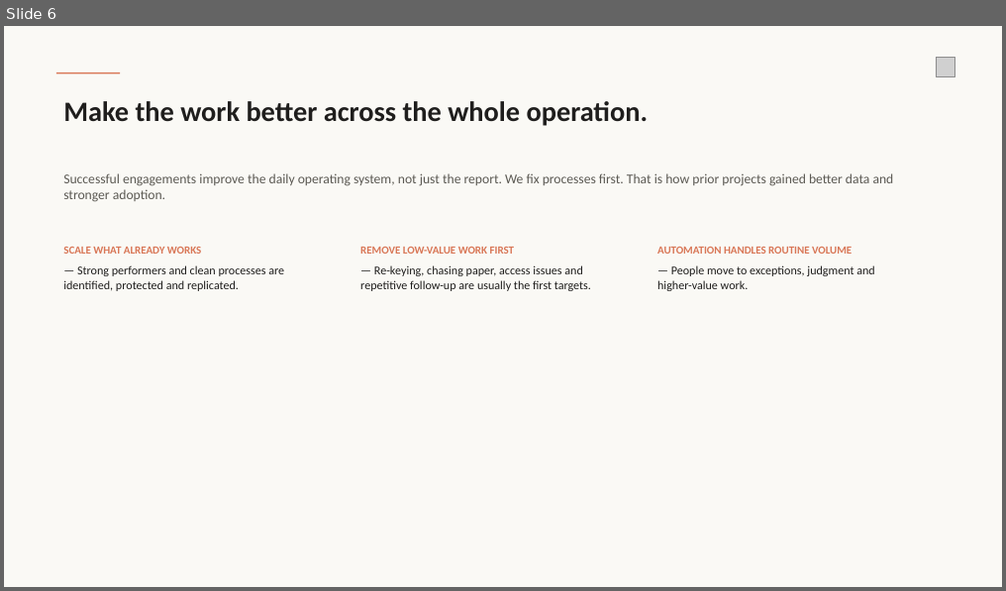
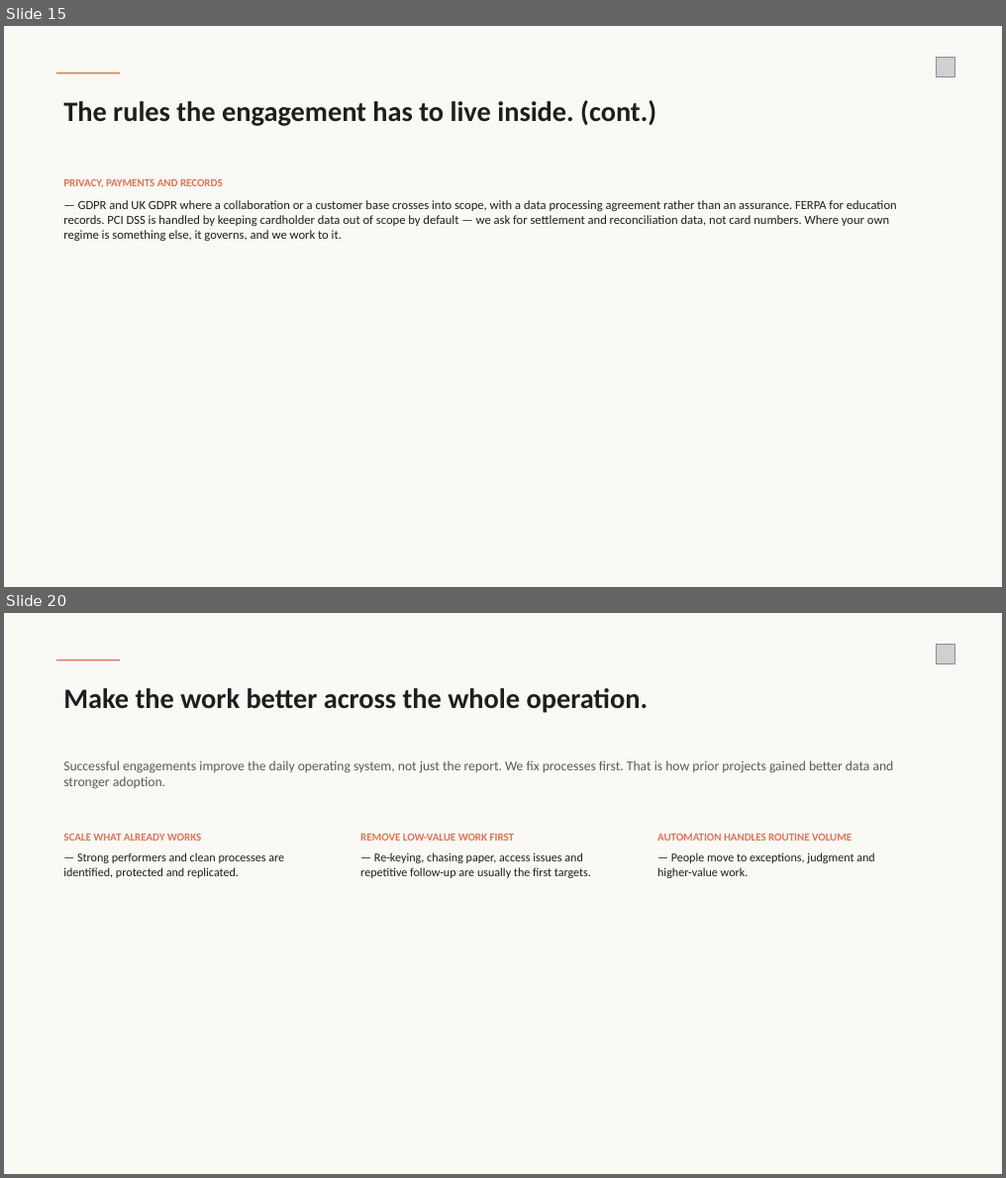
Before and after one commit to wirewalktech/AI-Extension, a slide deck: operating-review.pptx. Shown one above the other, each under a label of ours: slide 6 before the commit, slides 15 and 20 after it; the slides between them are not shown. The pictures are 1006x591 and 1006x1178 pixels, drawn with LibreOffice and Linux fonts; fonts in the diff are those of the drawing; grey boxes stand for pictures. Boxes give left, top, right and bottom in pixels: in the first picture for what was removed or moved away, otherwise in the second. Text is boxed around its words. In the diff, an @@ line names an element or a change of style, - is before the commit and + after.

```diff
--- a/operating-review.pptx
+++ b/operating-review.pptx
@@ slide 15 added at bbox=[4, 26, 1002, 587], background #FAF9F5 @@
@@ rectangle added at bbox=[56, 73, 120, 74], fill #D97757 @@
@@ picture added at bbox=[936, 58, 955, 76] @@
@@ text added at bbox=[63, 100, 656, 126], 27 pt, text #1F1E1D, bold @@
+The rules the engagement has to live inside. (cont.)
@@ text added at bbox=[63, 179, 897, 241], 12 pt, text #1F1E1D @@
+PRIVACY, PAYMENTS AND RECORDS
+— GDPR and UK GDPR where a collaboration or a customer base crosses into scope, with a data processing agreement rather than an assurance. FERPA for education records. PCI DSS is handled by keeping cardholder data out of scope by default — we ask for settlement and reconciliation data, not card numbers. Where your own regime is something else, it governs, and we work to it.
@@ what was slide 6 is now slide 20 @@
```
Also in this commit, not shown: 9 slides changed, 13 other slides added, 2 other files.
